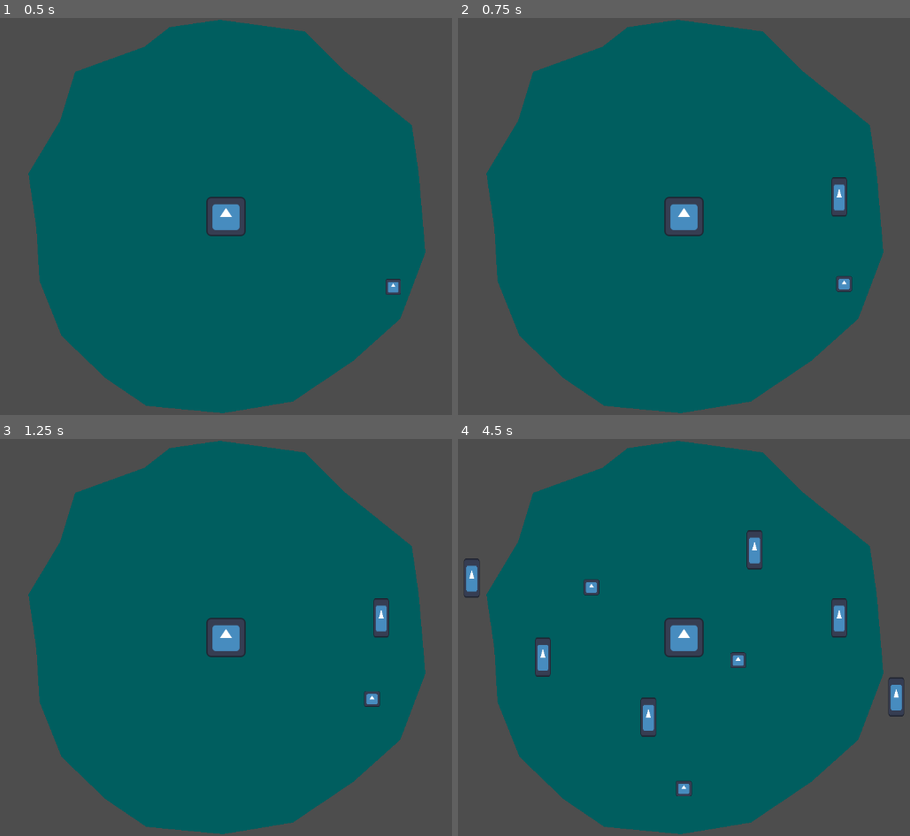
Above: before the commit, frames 1-4 (two rows, left to right).
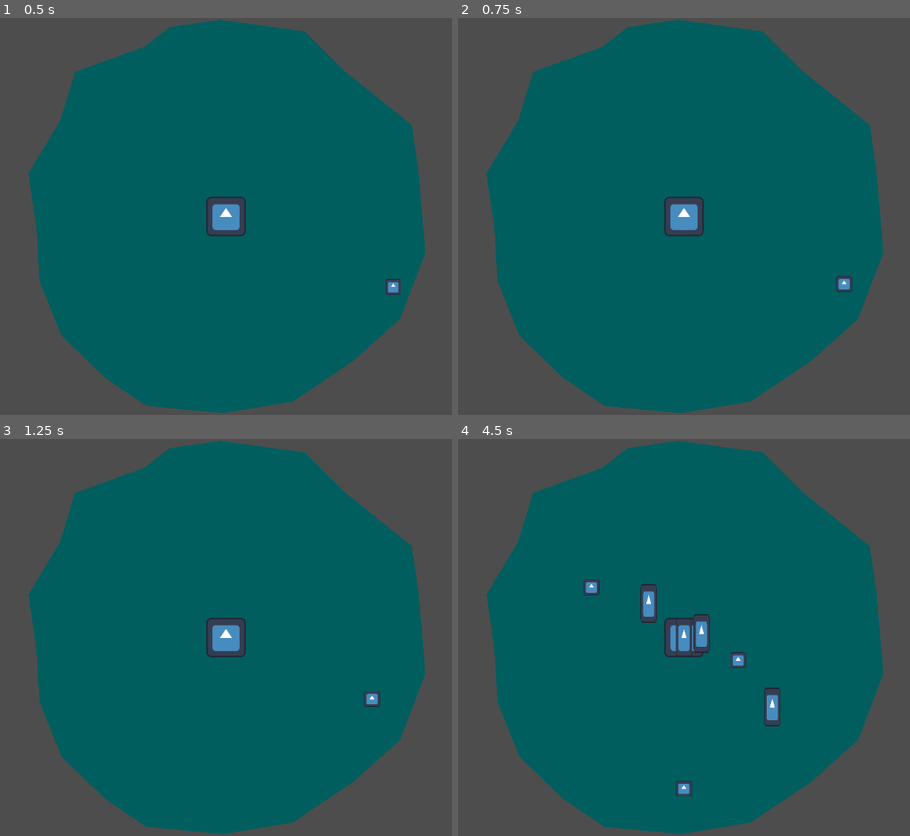
Above: after the commit, the same moments.

Repository: alifeee/loop
Game: Godot game, scene res://scenes/main.tscn
The game is run twice, just before and just after one commit, with the same random seed, the same clock (stepped at 60 frames per second) and the same inputs. The engine's default icon, where the game draws it, is replaced by a stand-in: a white triangle on a blue panel in a dark square.
Inputs (mouse positions are in pixels of both pictures, inside the frame that each line leads up to):
- Up to frame 1 (0.5 s): no input
- Up to frame 2 (0.75 s): tap Enter at 0.5 s; move the mouse to (837, 196) at 0.52 s; click (837, 196) at 0.67 s
- Up to frame 3 (1.25 s): no input
- Up to frame 4 (4.5 s): move the mouse to (543, 657) at 1.27 s; click (543, 657) at 1.42 s; move the mouse to (756, 550) at 2.02 s; click (756, 550) at 2.17 s; move the mouse to (647, 716) at 2.77 s; click (647, 716) at 2.92 s; move the mouse to (896, 697) at 3.52 s; click (896, 697) at 3.67 s; move the mouse to (471, 577) at 4.27 s; click (471, 577) at 4.42 s

Frame 1 is identical in both runs. In frame 2, 0.3% of the frame differs, in the area x 82-87%, y 40-51%; in frame 3, 0.3%; in frame 4, 3.0%, in the area x 1-99%, y 22-76%.

Commit message:
added midpoint logic

Diff:
--- a/scripts/player.gd
+++ b/scripts/player.gd
@@ -2,8 +2,8 @@
 
 @export var loop1: Loop
 
-
-var mouse_positions = []
+var mouse_positions: Array[Vector2] = []
+var sprites: Array[Sprite2D] = []
 var is_held = false
 
 var packed_loop_segment: PackedScene
@@ -13,9 +13,16 @@
 
 func add_mouse_position(v2: Vector2):
 	mouse_positions.append(v2)
-	var loop: Sprite2D = packed_loop_segment.instantiate()
-	loop.position = v2
-	add_child(loop)
+
+	if len(mouse_positions) > 2:
+		var pos1 = mouse_positions[-1]
+		var pos2 = mouse_positions[-2]
+		var dist = pos1.distance_to(pos2)
+		var midpoint = pos1.move_toward(pos2, dist / 2)
+
+		var loop: Sprite2D = packed_loop_segment.instantiate()
+		loop.position = midpoint
+		add_child(loop)
 
 func _input(event):
 	if event is InputEventMouseButton and event.is_pressed():
@@ -35,5 +42,5 @@
 		if len(mouse_positions) == 0:
 			add_mouse_position(event.position)
 		else:
-			if len(mouse_positions) and event.position.distance_to(mouse_positions[-1]) > 0.5:
+			if len(mouse_positions) and event.position.distance_to(mouse_positions[-1]) > 5:
 				add_mouse_position(event.position)
